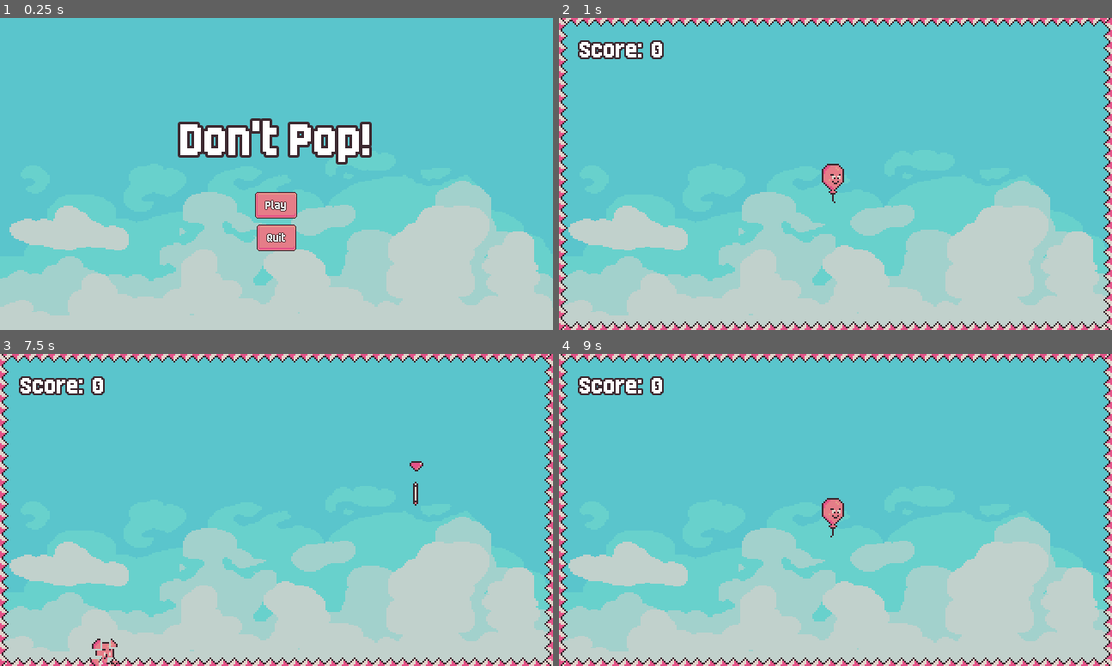
Above: before the commit, frames 1-4 (two rows, left to right).
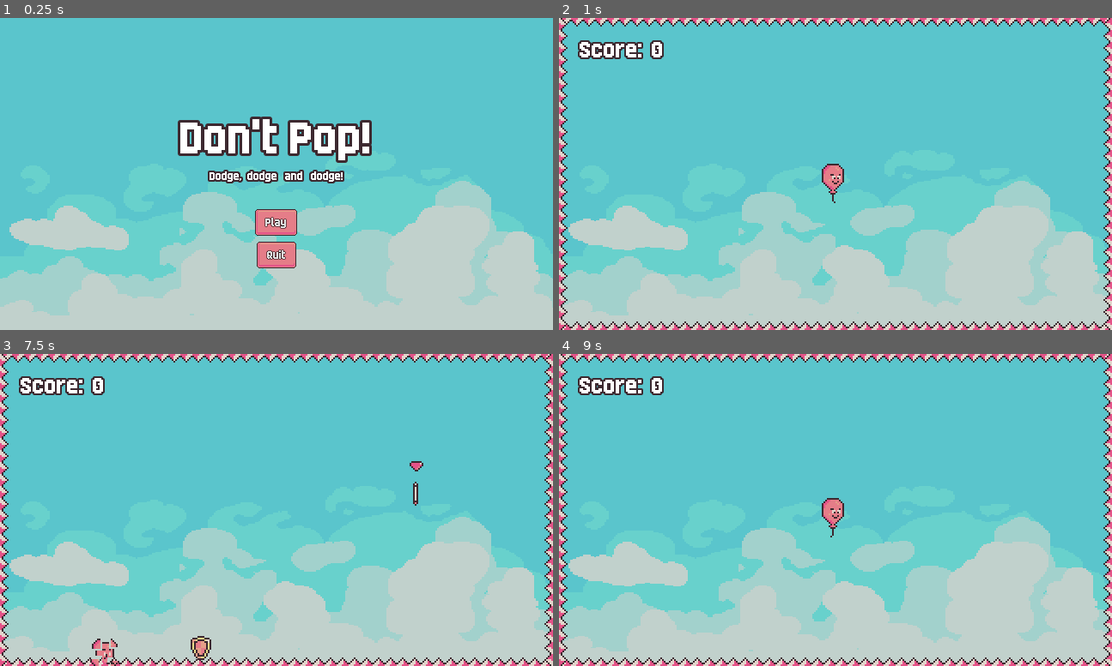
Above: after the commit, the same moments.

Repository: dewald-els/dontpop-2
Game: Godot game, scene res://scenes/screens/main_menu/main_menu_screen.tscn
The game is run twice, just before and just after one commit, with the same random seed, the same clock (stepped at 60 frames per second) and the same inputs.
Inputs (mouse positions are in pixels of both pictures, inside the frame that each line leads up to):
- Up to frame 1 (0.25 s): no input
- Up to frame 2 (1 s): click "Play" at 0.5 s
- Up to frame 3 (7.5 s): tap Enter at 1.25 s; move the mouse to (398, 494) at 1.27 s; hold Right (player_right) 1.28-2 s; tap O at 1.35, 5.1 s; click (398, 494) at 1.42 s; drag from (165, 525) to (387, 513) at 2.02 s; move the mouse to (331, 441) at 2.77 s; hold Right (player_right) 2.78-3.5 s; tap Shift at 2.85, 6.6 s; drag from (248, 572) to (110, 463) at 3.52 s; click "Try Again" at 4.25 s; tap Space at 5 s; move the mouse to (442, 556) at 5.02 s; hold Left (player_left) 5.03-5.75 s; drag from (110, 463) to (165, 513) at 5.77 s; move the mouse to (304, 510) at 6.52 s; hold Down (player_down) 6.53-7.25 s; click (304, 510) at 6.67 s; drag from (193, 432) to (414, 488) at 7.27 s
- Up to frame 4 (9 s): click "Give Up" at 8 s; click "Play" at 8.75 s

The runs differ from the first frame. In frame 1, 3.1% of the frame differs, in the area x 32-68%, y 31-81%; in frame 2, nothing differs; in frame 3, 0.2%; in frame 4, nothing differs.

Commit message:
feat: Powerup Pickups, Powerups, Shield Powerup

Diff:
--- a/dont-pop-src/scenes/game/game.tscn
+++ b/dont-pop-src/scenes/game/game.tscn
@@ -1,9 +1,10 @@
-[gd_scene load_steps=9 format=4 uid="uid://bbnybbaxkfywo"]
+[gd_scene load_steps=10 format=4 uid="uid://bbnybbaxkfywo"]
 
 [ext_resource type="Script" uid="uid://dw3od1sc23rae" path="res://scenes/game/game.gd" id="1_sul5r"]
 [ext_resource type="PackedScene" uid="uid://cy82ut854jv8p" path="res://scenes/player/player.tscn" id="3_0sr1o"]
 [ext_resource type="PackedScene" uid="uid://cpvupx01cjrno" path="res://scenes/sky_ background/sky_background.tscn" id="3_87uf6"]
 [ext_resource type="TileSet" uid="uid://p1k8y1pl3anh" path="res://assets/tiles/tiles.tres" id="3_kelw5"]
+[ext_resource type="PackedScene" uid="uid://cdeelh8krau0h" path="res://scenes/main_camera/main_camera.tscn" id="4_2a8rs"]
 [ext_resource type="PackedScene" uid="uid://cly66wkp7q7rl" path="res://scenes/hazard_spawner/hazard_spawner.tscn" id="5_lfrn8"]
 [ext_resource type="PackedScene" uid="uid://41lviliu15bs" path="res://scenes/coin_spawner/coin_spawner.tscn" id="6_bdhmt"]
 [ext_resource type="PackedScene" uid="uid://b3kl6f0lvb8we" path="res://scenes/powerup_spawner/power_up_spawner.tscn" id="7_87uf6"]
@@ -16,8 +17,7 @@
 
 [node name="SkyBackground" parent="." instance=ExtResource("3_87uf6")]
 
-[node name="Camera2D" type="Camera2D" parent="."]
-anchor_mode = 0
+[node name="MainCamera" parent="." instance=ExtResource("4_2a8rs")]
 
 [node name="TileMapLayerTopBottom" type="TileMapLayer" parent="."]
 tile_map_data = PackedByteArray("AAAAAAAAAQADAAAAAAABAAAAAQADAAAAAAACAAAAAQADAAAAAAADAAAAAQADAAAAAAAEAAAAAQADAAAAAAAFAA …(656 unchanged characters)…
--- /dev/null
+++ b/dont-pop-src/scenes/main_camera/main_camera.gd
@@ -0,0 +1,5 @@
+class_name MainCamera
+extends Camera2D
+
+func shake() -> void:
+	pass
--- /dev/null
+++ b/dont-pop-src/scenes/main_camera/main_camera.tscn
@@ -0,0 +1,7 @@
+[gd_scene load_steps=2 format=3 uid="uid://cdeelh8krau0h"]
+
+[ext_resource type="Script" uid="uid://cwl1wv3yfpbq2" path="res://scenes/main_camera/main_camera.gd" id="1_c0occ"]
+
+[node name="MainCamera2D" type="Camera2D"]
+anchor_mode = 0
+script = ExtResource("1_c0occ")
--- a/dont-pop-src/scenes/player/player.gd
+++ b/dont-pop-src/scenes/player/player.gd
@@ -3,7 +3,7 @@
 
 @export var death_scene: PackedScene
 
-
+@onready var power_ups_container: Node2D = %PowerUpsContainer
 @onready var velocity_component: VelocityComponent = %VelocityComponent
 @onready var health_component: HealthComponent = %HealthComponent
 @onready var controller_component: ControllerComponent = %ControllerComponent
--- a/dont-pop-src/scenes/player/player.tscn
+++ b/dont-pop-src/scenes/player/player.tscn
@@ -94,6 +94,9 @@
 max_speed = 275
 acceleration = 3.5
 
+[node name="PowerUpsContainer" type="Node2D" parent="." groups=["player_powerups"]]
+unique_name_in_owner = true
+
 [node name="AnimatedSprite2D" type="AnimatedSprite2D" parent="."]
 unique_name_in_owner = true
 sprite_frames = SubResource("SpriteFrames_lvxji")
--- a/dont-pop-src/scenes/power_ups/base_power_up.gd
+++ b/dont-pop-src/scenes/power_ups/base_power_up_pickup.gd
@@ -1,5 +1,8 @@
-class_name BasePowerUp
+class_name BasePowerUpPickup
 extends Node2D
+
+
+@export var powerup_scene: PackedScene
 
 
 @onready var collect_area: Area2D = %CollectArea2D
@@ -8,9 +11,12 @@
 func _ready() -> void:
 	collect_area.body_entered.connect(on_body_entered)
 
-func apply() -> void:
+func attach() -> void:
 	pass
 
+func destroy() -> void:
+	Callable(queue_free).call_deferred()
 
 func on_body_entered(_player: Node2D) -> void:
-	apply()
+	attach()
+	destroy()
--- a/dont-pop-src/scenes/power_ups/base_power_up.tscn
+++ b/dont-pop-src/scenes/power_ups/base_power_up_pickup.tscn
@@ -1,7 +1,22 @@
 [gd_scene load_steps=6 format=3 uid="uid://do5vl4e7flf8u"]
 
-[ext_resource type="Script" uid="uid://gvfdyetm6vrn" path="res://scenes/power_ups/base_power_up.gd" id="1_1vmb3"]
+[ext_resource type="Script" uid="uid://gvfdyetm6vrn" path="res://scenes/power_ups/base_power_up_pickup.gd" id="1_1vmb3"]
 [ext_resource type="Texture2D" uid="uid://bxtok28wd0ky7" path="res://scenes/power_ups/bomb/sprites/cherry_bomb.png" id="2_yf110"]
+
+[sub_resource type="Animation" id="Animation_bn2gr"]
+length = 0.001
+tracks/0/type = "value"
+tracks/0/imported = false
+tracks/0/enabled = true
+tracks/0/path = NodePath("Visuals:position")
+tracks/0/interp = 1
+tracks/0/loop_wrap = true
+tracks/0/keys = {
+"times": PackedFloat32Array(0),
+"transitions": PackedFloat32Array(1),
+"update": 0,
+"values": [Vector2(0, 0)]
+}
 
 [sub_resource type="Animation" id="Animation_yf110"]
 resource_name = "idle"
@@ -21,28 +36,13 @@
 "values": [Vector2(0, 0), Vector2(0, -10)]
 }
 
-[sub_resource type="Animation" id="Animation_bn2gr"]
-length = 0.001
-tracks/0/type = "value"
-tracks/0/imported = false
-tracks/0/enabled = true
-tracks/0/path = NodePath("Visuals:position")
-tracks/0/interp = 1
-tracks/0/loop_wrap = true
-tracks/0/keys = {
-"times": PackedFloat32Array(0),
-"transitions": PackedFloat32Array(1),
-"update": 0,
-"values": [Vector2(0, 0)]
-}
-
 [sub_resource type="AnimationLibrary" id="AnimationLibrary_8td5t"]
 _data = {
 &"RESET": SubResource("Animation_bn2gr"),
 &"idle": SubResource("Animation_yf110")
 }
 
-[node name="BasePowerUp" type="Node2D"]
+[node name="BasePowerUpPickup" type="Node2D"]
 script = ExtResource("1_1vmb3")
 
 [node name="Visuals" type="Node2D" parent="."]
--- /dev/null
+++ b/dont-pop-src/scenes/power_ups/base_powerup.gd
@@ -0,0 +1,7 @@
+class_name BasePowerup
+extends Node2D
+
+
+
+func destroy() -> void:
+	Callable(queue_free).call_deferred()
--- /dev/null
+++ b/dont-pop-src/scenes/power_ups/base_powerup.tscn
@@ -0,0 +1,6 @@
+[gd_scene load_steps=2 format=3 uid="uid://c68hnxmkhlu6h"]
+
+[ext_resource type="Script" uid="uid://dyo3heo7pwf6" path="res://scenes/power_ups/base_powerup.gd" id="1_cm14l"]
+
+[node name="BasePowerup" type="Node2D"]
+script = ExtResource("1_cm14l")
--- /dev/null
+++ b/dont-pop-src/scenes/power_ups/bomb/bomb_pickup/bomb_powerup_pickup.gd
@@ -0,0 +1,18 @@
+class_name BombPowerUpPickup
+extends BasePowerUpPickup
+
+func attach() -> void:
+	# Find player powerups container
+	# Attach the given powerup scene.
+	var player = get_tree().get_first_node_in_group("player") as Player
+
+	if not player:
+		destroy()
+
+	var powerup: BombPowerup = powerup_scene.instantiate()
+	player.power_ups_container.add_child(powerup)
+	destroy()
+
+
+func destroy() -> void:
+	Callable(queue_free).call_deferred()
--- /dev/null
+++ b/dont-pop-src/scenes/power_ups/bomb/bomb_pickup/bomb_powerup_pickup.tscn
@@ -0,0 +1,18 @@
+[gd_scene load_steps=5 format=3 uid="uid://bisja1rul8rtf"]
+
+[ext_resource type="PackedScene" uid="uid://do5vl4e7flf8u" path="res://scenes/power_ups/base_power_up_pickup.tscn" id="1_rugco"]
+[ext_resource type="Script" uid="uid://qh2umtsjbvop" path="res://scenes/power_ups/bomb/bomb_pickup/bomb_powerup_pickup.gd" id="2_avkfv"]
+[ext_resource type="PackedScene" uid="uid://nlwxw3b4c8yt" path="res://scenes/power_ups/bomb/bomb_powerup/bomb_powerup.tscn" id="3_a2i7u"]
+
+[sub_resource type="CircleShape2D" id="CircleShape2D_keu3c"]
+radius = 14.0357
+
+[node name="BombPowerUpPickup" instance=ExtResource("1_rugco")]
+script = ExtResource("2_avkfv")
+powerup_scene = ExtResource("3_a2i7u")
+
+[node name="Sprite2D" parent="Visuals" index="0"]
+position = Vector2(1, -2)
+
+[node name="CollisionShape2D" type="CollisionShape2D" parent="Visuals/CollectArea2D" index="0"]
+shape = SubResource("CircleShape2D_keu3c")
--- a/dont-pop-src/scenes/power_ups/bomb/bomb_powerup.tscn
+++ /dev/null
@@ -1,18 +0,0 @@
-[gd_scene load_steps=5 format=3 uid="uid://bisja1rul8rtf"]
-
-[ext_resource type="PackedScene" uid="uid://do5vl4e7flf8u" path="res://scenes/power_ups/base_power_up.tscn" id="1_keu3c"]
-[ext_resource type="Texture2D" uid="uid://bxtok28wd0ky7" path="res://scenes/power_ups/bomb/sprites/cherry_bomb.png" id="2_8lqkq"]
-[ext_resource type="Script" uid="uid://qh2umtsjbvop" path="res://scenes/power_ups/bomb/bomb_powerup.gd" id="2_u7qpc"]
-
-[sub_resource type="CircleShape2D" id="CircleShape2D_keu3c"]
-radius = 14.0357
-
-[node name="BombPowerUp" instance=ExtResource("1_keu3c")]
-script = ExtResource("2_u7qpc")
-
-[node name="Sprite2D" parent="Visuals" index="0"]
-position = Vector2(1, -2)
-texture = ExtResource("2_8lqkq")
-
-[node name="CollisionShape2D" type="CollisionShape2D" parent="Visuals/CollectArea2D" index="0"]
-shape = SubResource("CircleShape2D_keu3c")
--- a/dont-pop-src/scenes/power_ups/bomb/bomb_powerup.gd
+++ b/dont-pop-src/scenes/power_ups/bomb/bomb_powerup/bomb_powerup.gd
@@ -1,7 +1,7 @@
-class_name BombPowerUp
-extends BasePowerUp
+class_name BombPowerup
+extends BasePowerup
 
-func apply() -> void:
+func _ready() -> void:
 	var hazards = get_tree().get_nodes_in_group("hazards") as Array[BaseHazard]
 
 	if not hazards or hazards.size() == 0:
@@ -12,6 +12,3 @@
 		hazard.destroy()
 
 	destroy()
-
-func destroy() -> void:
-	Callable(queue_free).call_deferred()
--- /dev/null
+++ b/dont-pop-src/scenes/power_ups/bomb/bomb_powerup/bomb_powerup.tscn
@@ -0,0 +1,7 @@
+[gd_scene load_steps=3 format=3 uid="uid://nlwxw3b4c8yt"]
+
+[ext_resource type="PackedScene" uid="uid://c68hnxmkhlu6h" path="res://scenes/power_ups/base_powerup.tscn" id="1_x4ckr"]
+[ext_resource type="Script" uid="uid://ekf8gttj8p3g" path="res://scenes/power_ups/bomb/bomb_powerup/bomb_powerup.gd" id="2_rs3nk"]
+
+[node name="BombPowerup" instance=ExtResource("1_x4ckr")]
+script = ExtResource("2_rs3nk")
--- /dev/null
+++ b/dont-pop-src/scenes/power_ups/shield/shield_powerup/shield_powerup.gd
@@ -0,0 +1,23 @@
+class_name ShieldPowerup
+extends BasePowerup
+
+
+@onready var hurtbox: Hurtbox = %Hurtbox
+@onready var health_component: HealthComponent = %HealthComponent
+
+@export var shield_hitpoints: int = 1 # 1 hit shield
+
+
+func _ready() -> void:
+	hurtbox.body_entered.connect(on_hazard_entered)
+	health_component.empty.connect(on_health_empty)
+
+
+func on_health_empty() -> void:
+	destroy()
+
+
+func on_hazard_entered(body: Node2D) -> void:
+	if body.has_method("destroy"):
+		var hazard = body as BaseHazard
+		hazard.destroy()
--- /dev/null
+++ b/dont-pop-src/scenes/power_ups/shield/shield_powerup/shield_powerup.tscn
@@ -0,0 +1,60 @@
+[gd_scene load_steps=11 format=3 uid="uid://d0d2ehs6okgxu"]
+
+[ext_resource type="PackedScene" uid="uid://c68hnxmkhlu6h" path="res://scenes/power_ups/base_powerup.tscn" id="1_rudnj"]
+[ext_resource type="Script" uid="uid://sxnqsowa4vp3" path="res://scenes/power_ups/shield/shield_powerup/shield_powerup.gd" id="2_u2ord"]
+[ext_resource type="PackedScene" uid="uid://ssq2ttgu46dt" path="res://scenes/components/health/health_component.tscn" id="3_qlw3i"]
+[ext_resource type="Texture2D" uid="uid://cc73mb14rxhuk" path="res://scenes/power_ups/shield/shield_powerup/sprites/shield_powerup1.png" id="3_thrpd"]
+[ext_resource type="Texture2D" uid="uid://chbelekwrb6o0" path="res://scenes/power_ups/shield/shield_powerup/sprites/shield_powerup2.png" id="4_pvbjf"]
+[ext_resource type="Texture2D" uid="uid://c221y2nrkr8xp" path="res://scenes/power_ups/shield/shield_powerup/sprites/shield_powerup3.png" id="5_qlw3i"]
+[ext_resource type="Texture2D" uid="uid://bhrrxickg506" path="res://scenes/power_ups/shield/shield_powerup/sprites/shield_powerup4.png" id="6_2ode5"]
+[ext_resource type="PackedScene" uid="uid://okcpyl6a5j4y" path="res://scenes/hurtbox/hurtbox.tscn" id="8_2ode5"]
+
+[sub_resource type="SpriteFrames" id="SpriteFrames_u2ord"]
+animations = [{
+"frames": [{
+"duration": 1.0,
+"texture": ExtResource("3_thrpd")
+}, {
+"duration": 1.0,
+"texture": ExtResource("4_pvbjf")
+}, {
+"duration": 1.0,
+"texture": ExtResource("5_qlw3i")
+}, {
+"duration": 1.0,
+"texture": ExtResource("6_2ode5")
+}],
+"loop": true,
+"name": &"idle",
+"speed": 6.0
+}]
+
+[sub_resource type="CircleShape2D" id="CircleShape2D_qlw3i"]
+radius = 51.0098
+
+[node name="ShieldPowerup" instance=ExtResource("1_rudnj")]
+script = ExtResource("2_u2ord")
+shield_hitpoints = 1
+
+[node name="Components" type="Node" parent="." index="0"]
+
+[node name="HealthComponent" parent="Components" index="0" instance=ExtResource("3_qlw3i")]
+unique_name_in_owner = true
+inital_health = 1
+
+[node name="Visuals" type="Node2D" parent="." index="1"]
+
+[node name="AnimatedSprite2D" type="AnimatedSprite2D" parent="Visuals" index="0"]
+sprite_frames = SubResource("SpriteFrames_u2ord")
+animation = &"idle"
+autoplay = "idle"
+frame_progress = 0.18895
+
+[node name="Hurtbox" parent="Visuals" index="1" node_paths=PackedStringArray("health") instance=ExtResource("8_2ode5")]
+unique_name_in_owner = true
+collision_layer = 2
+collision_mask = 2
+health = NodePath("../../Components/HealthComponent")
+
+[node name="CollisionShape2D" type="CollisionShape2D" parent="Visuals/Hurtbox" index="0"]
+shape = SubResource("CircleShape2D_qlw3i")
--- /dev/null
+++ b/dont-pop-src/scenes/power_ups/shield/shield_powerup_pickup/shield_power_up_pickup.gd
@@ -0,0 +1,29 @@
+class_name ShieldPowerupPickup
+extends BasePowerUpPickup
+
+# 1 free hit? -> if hit it is destroyed
+# Timebased? -> invincible for n time.
+	# Then destroy?
+
+
+func attach() -> void:
+	if not powerup_scene:
+		print("The powerup scene is not defined")
+		destroy()
+		return
+	# Does player already have a shield?
+	 	# Add health to shield or do we skip?!
+	# Get the player powerups container
+	# Create an instance of a powerup scene
+	# Attach it to player.
+	# Attach a listener for collisions with a hazard
+	# handler should destroy instance on player
+	var player: Player = get_tree().get_first_node_in_group("player")
+
+	if not player:
+		destroy()
+		return
+
+	var powerup: ShieldPowerup = powerup_scene.instantiate()
+	player.power_ups_container.add_child(powerup)
+	destroy()
--- /dev/null
+++ b/dont-pop-src/scenes/power_ups/shield/shield_powerup_pickup/shield_power_up_pickup.tscn
@@ -0,0 +1,19 @@
+[gd_scene load_steps=6 format=3 uid="uid://bb8efcrb20gms"]
+
+[ext_resource type="PackedScene" uid="uid://do5vl4e7flf8u" path="res://scenes/power_ups/base_power_up_pickup.tscn" id="1_1hmoy"]
+[ext_resource type="Script" uid="uid://cf71lxfeyx4vc" path="res://scenes/power_ups/shield/shield_powerup_pickup/shield_power_up_pickup.gd" id="2_xvepn"]
+[ext_resource type="PackedScene" uid="uid://d0d2ehs6okgxu" path="res://scenes/power_ups/shield/shield_powerup/shield_powerup.tscn" id="3_l6d2b"]
+[ext_resource type="Texture2D" uid="uid://bqwpc8m326k2s" path="res://scenes/power_ups/shield/shield_powerup_pickup/sprites/shield_power_up_pickup.png" id="3_tffpk"]
+
+[sub_resource type="CircleShape2D" id="CircleShape2D_tffpk"]
+radius = 16.0
+
+[node name="ShieldPowerUpPickup" instance=ExtResource("1_1hmoy")]
+script = ExtResource("2_xvepn")
+powerup_scene = ExtResource("3_l6d2b")
+
+[node name="Sprite2D" parent="Visuals" index="0"]
+texture = ExtResource("3_tffpk")
+
+[node name="CollisionShape2D" type="CollisionShape2D" parent="Visuals/CollectArea2D" index="0"]
+shape = SubResource("CircleShape2D_tffpk")
--- a/dont-pop-src/scenes/powerup_spawner/power_up_spawner.gd
+++ b/dont-pop-src/scenes/powerup_spawner/power_up_spawner.gd
@@ -46,7 +46,7 @@
 
 func spawn_random_hazard() -> void:
 	if player:
-		var powerup: BasePowerUp = powerups.pick_random().instantiate()
+		var powerup: BasePowerUpPickup = powerups.pick_random().instantiate()
 		powerup_container.add_child(powerup)
 		powerup.global_position = get_random_spawn_position()
 
--- a/dont-pop-src/scenes/powerup_spawner/power_up_spawner.tscn
+++ b/dont-pop-src/scenes/powerup_spawner/power_up_spawner.tscn
@@ -1,14 +1,14 @@
 [gd_scene load_steps=3 format=3 uid="uid://b3kl6f0lvb8we"]
 
 [ext_resource type="Script" uid="uid://7p63f1hwrthu" path="res://scenes/powerup_spawner/power_up_spawner.gd" id="1_8c10u"]
-[ext_resource type="PackedScene" uid="uid://bisja1rul8rtf" path="res://scenes/power_ups/bomb/bomb_powerup.tscn" id="2_0erly"]
+[ext_resource type="PackedScene" uid="uid://bb8efcrb20gms" path="res://scenes/power_ups/shield/shield_powerup_pickup/shield_power_up_pickup.tscn" id="3_sbib7"]
 
 [node name="PowerUpSpawner" type="Node2D"]
 script = ExtResource("1_8c10u")
-powerups = Array[PackedScene]([ExtResource("2_0erly")])
+powerups = Array[PackedScene]([ExtResource("3_sbib7")])
 
 [node name="SpawnTimer" type="Timer" parent="."]
 unique_name_in_owner = true
-wait_time = 10.0
+wait_time = 3.0
 one_shot = true
 autostart = true
--- a/dont-pop-src/scenes/screens/main_menu/main_menu_screen.tscn
+++ b/dont-pop-src/scenes/screens/main_menu/main_menu_screen.tscn
@@ -27,18 +27,30 @@
 size_flags_vertical = 4
 theme_override_constants/separation = 32
 
-[node name="Label" type="Label" parent="MarginContainer/VBoxContainer"]
+[node name="VBoxContainerText" type="VBoxContainer" parent="MarginContainer/VBoxContainer"]
+layout_mode = 2
+
+[node name="Label" type="Label" parent="MarginContainer/VBoxContainer/VBoxContainerText"]
 layout_mode = 2
 theme = ExtResource("1_vkt5c")
 theme_override_constants/outline_size = 12
 theme_override_font_sizes/font_size = 64
 text = "Don't Pop!"
+horizontal_alignment = 1
 
-[node name="VBoxContainer" type="VBoxContainer" parent="MarginContainer/VBoxContainer"]
+[node name="Label2" type="Label" parent="MarginContainer/VBoxContainer/VBoxContainerText"]
+layout_mode = 2
+theme = ExtResource("1_vkt5c")
+theme_override_constants/outline_size = 8
+theme_override_font_sizes/font_size = 16
+text = "Dodge,  dodge   and   dodge!"
+horizontal_alignment = 1
+
+[node name="VBoxContainerButtons" type="VBoxContainer" parent="MarginContainer/VBoxContainer"]
 layout_mode = 2
 theme_override_constants/separation = 12
 
-[node name="PlayButton" type="Button" parent="MarginContainer/VBoxContainer/VBoxContainer"]
+[node name="PlayButton" type="Button" parent="MarginContainer/VBoxContainer/VBoxContainerButtons"]
 unique_name_in_owner = true
 layout_mode = 2
 size_flags_horizontal = 4
@@ -46,7 +58,7 @@
 theme = ExtResource("1_vkt5c")
 text = "Play"
 
-[node name="QuitButton" type="Button" parent="MarginContainer/VBoxContainer/VBoxContainer"]
+[node name="QuitButton" type="Button" parent="MarginContainer/VBoxContainer/VBoxContainerButtons"]
 unique_name_in_owner = true
 layout_mode = 2
 size_flags_horizontal = 4
Not shown, added: dont-pop-src/scenes/main_camera/main_camera.gd.uid
Renamed: dont-pop-src/scenes/power_ups/base_power_up.gd.uid -> dont-pop-src/scenes/power_ups/base_power_up_pickup.gd.uid
Not shown, added: dont-pop-src/scenes/power_ups/base_powerup.gd.uid
Renamed: dont-pop-src/scenes/power_ups/bomb/bomb_powerup.gd.uid -> dont-pop-src/scenes/power_ups/bomb/bomb_pickup/bomb_powerup_pickup.gd.uid
Not shown, added: dont-pop-src/scenes/power_ups/bomb/bomb_powerup/bomb_powerup.gd.uid
Not shown, added: dont-pop-src/scenes/power_ups/shield/shield_powerup/shield_powerup.gd.uid
Binary file added: dont-pop-src/scenes/power_ups/shield/shield_powerup/sprites/shield_powerup1.png
Not shown, added: dont-pop-src/scenes/power_ups/shield/shield_powerup/sprites/shield_powerup1.png.import
Binary file added: dont-pop-src/scenes/power_ups/shield/shield_powerup/sprites/shield_powerup2.png
Not shown, added: dont-pop-src/scenes/power_ups/shield/shield_powerup/sprites/shield_powerup2.png.import
Binary file added: dont-pop-src/scenes/power_ups/shield/shield_powerup/sprites/shield_powerup3.png
Not shown, added: dont-pop-src/scenes/power_ups/shield/shield_powerup/sprites/shield_powerup3.png.import
(and 13 more such lines)
